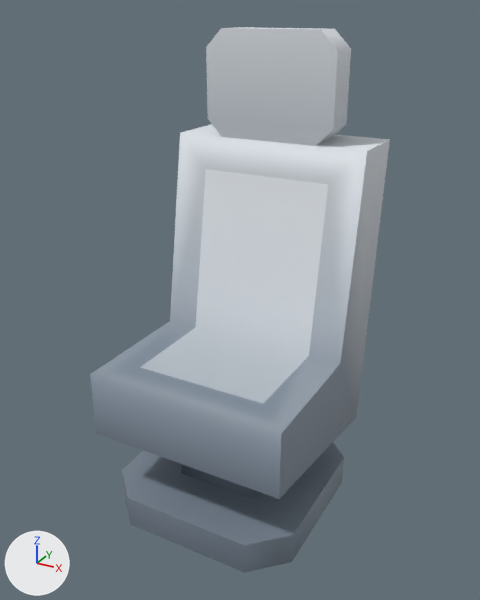
A saved change to the glTF model client/public/assets/kenney-station/chair-cushion-headrest.glb.
Rendered twice from a 50 mm camera at (0.433, -0.794, 0.726) aimed at (0.001, -0.008, 0.333). The axes (+X, +Y, +Z) are drawn at lower left. The lights are the same throughout. The picture after the commit comes second. Where no turn or scale is listed for an object, it has been applied to the vertices. Vertices at exactly the same position are counted once.

The first picture shows 'chair-cushion-headrest'.
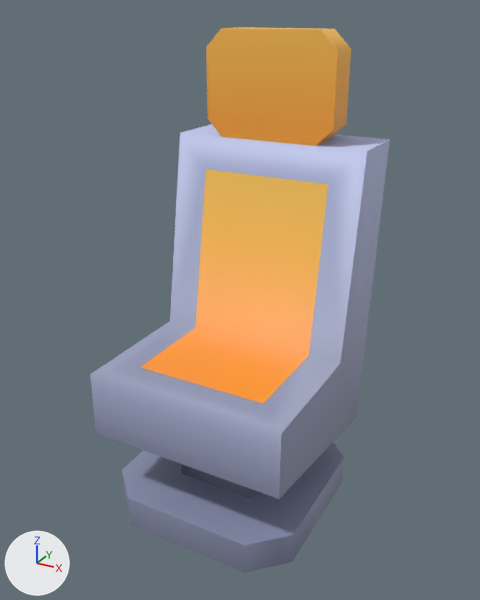
Boxes [x1, y1, x2, y2] around the edits, measured in the pictures (480 x 600 px):
part 1 of me_chair_cushion_headrest, recoloured: [90, 321, 356, 573] in both
part 2 of me_chair_cushion_headrest, recoloured (light grey to orange): [140, 27, 351, 403] in both
part 3 of me_chair_cushion_headrest, recoloured (light grey to blue): [170, 124, 390, 415] in both

Edits to the bpy script that builds the scene:
```text
Change me_chair_cushion_headrest:
    where me_chair_cushion_headrest.from_pydata(...)  # 66 vertices, 118 faces; spans x -0.15..0.15, y -0.175..0.175, z -0.35..0.35
    used by ob_chair_cushion_headrest; location = (0.0, 0.0, 0.35)
    me_chair_cushion_headrest part 1: 68 faces centred in x -0.15..0.15, y -0.175..0.175, z -0.35..0.262 are repainted in the vertex colours; the middle colour goes from greyish blue #7d8a98 to greyish blue #9197b6
    me_chair_cushion_headrest part 2: 26 faces centred in x -0.1..0.1, y -0.075..0.108, z -0.1..0.35 are repainted in the vertex colours; the middle colour goes from light grey #c5ccd3 to orange #ffa940
    me_chair_cushion_headrest part 3: 24 faces centred in x -0.15..0.15, y 0.039..0.175, z -0.05..0.345 are repainted in the vertex colours; the middle colour goes from light grey #bec5cd to blue #aeb6da
```
